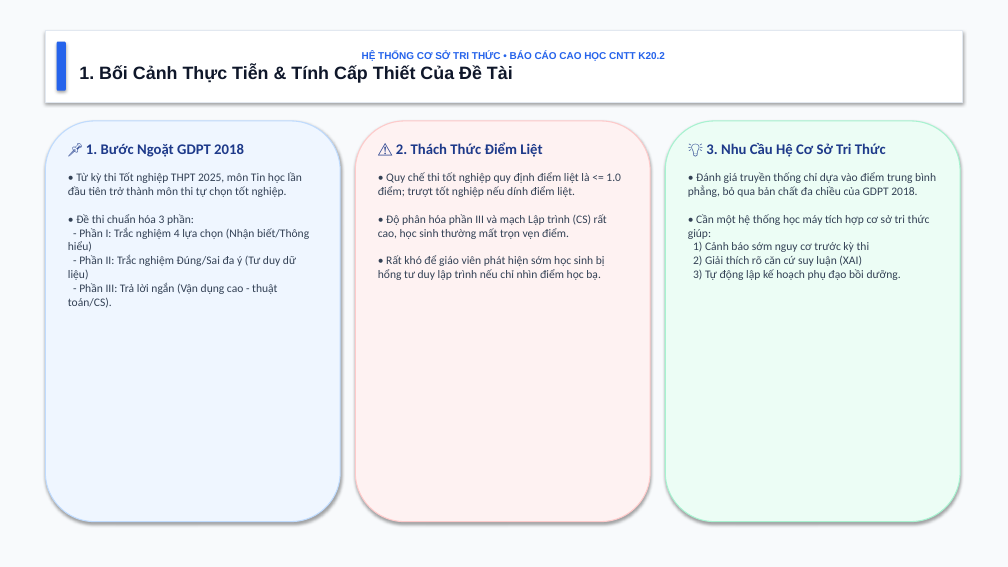
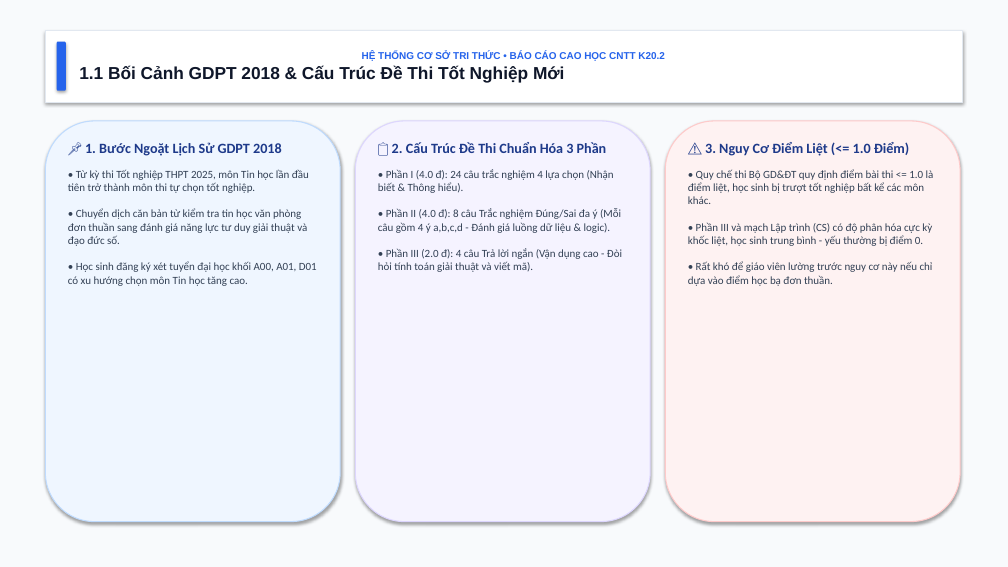
Before and after one commit to Lamdt198/HeTriThucTinHocTHPT, a slide deck: slide 3 of reports/Slide_Thuyet_Trinh_He_CS_Tri_Thuc_K20.2.pptx (slide 2 before the commit). Drawn at 1008x567 pixels with LibreOffice and Linux fonts; fonts in the diff are those of the drawing. Boxes give left, top, right and bottom in pixels: in the first picture for what was removed or moved away, otherwise in the second. Text is boxed around its words. In the diff, an @@ line names an element or a change of style, - is before the commit and + after.

```diff
--- a/reports/Slide_Thuyet_Trinh_He_CS_Tri_Thuc_K20.2.pptx
+++ b/reports/Slide_Thuyet_Trinh_He_CS_Tri_Thuc_K20.2.pptx
@@ text in rectangle at bbox=[79, 65, 564, 82]: text changed; size 17 to 16.5 pt @@
-1. Bối Cảnh Thực Tiễn & Tính Cấp Thiết Của Đề Tài
+1.1 Bối Cảnh GDPT 2018 & Cấu Trúc Đề Thi Tốt Nghiệp Mới
@@ text at bbox=[68, 142, 317, 286]: text changed; size 11 to 10.5 pt @@
-📌 1. Bước Ngoặt GDPT 2018
-• Từ kỳ thi Tốt nghiệp THPT 2025, môn Tin học lần đầu tiên trở thành môn thi tự chọn tốt nghiệp.
-• Đề thi chuẩn hóa 3 phần:
-- Phần I: Trắc nghiệm 4 lựa chọn (Nhận biết/Thông hiểu)
-- Phần II: Trắc nghiệm Đúng/Sai đa ý (Tư duy dữ liệu)
-- Phần III: Trả lời ngắn (Vận dụng cao - thuật toán/CS).
+📌 1. Bước Ngoặt Lịch Sử GDPT 2018
+• Từ kỳ thi Tốt nghiệp THPT 2025, môn Tin học lần đầu tiên trở thành môn thi tự chọn tốt nghiệp.
+• Chuyển dịch căn bản từ kiểm tra tin học văn phòng đơn thuần sang đánh giá năng lực tư duy giải thuật và đạo đức số.
+• Học sinh đăng ký xét tuyển đại học khối A00, A01, D01 có xu hướng chọn môn Tin học tăng cao.
@@ rounded rectangle at bbox=[355, 121, 650, 522]: fill #FEF2F2 to #F5F3FF; outline #FECACA 1 pt to #DDD6FE 1 pt @@
@@ text at bbox=[378, 142, 622, 272]: text changed; size 11 to 10.5 pt @@
-⚠️ 2. Thách Thức Điểm Liệt
-• Quy chế thi tốt nghiệp quy định điểm liệt là <= 1.0 điểm; trượt tốt nghiệp nếu dính điểm liệt.
-• Độ phân hóa phần III và mạch Lập trình (CS) rất cao, học sinh thường mất trọn vẹn điểm.
-• Rất khó để giáo viên phát hiện sớm học sinh bị hổng tư duy lập trình nếu chỉ nhìn điểm học bạ.
+📋 2. Cấu Trúc Đề Thi Chuẩn Hóa 3 Phần
+• Phần I (4.0 đ): 24 câu trắc nghiệm 4 lựa chọn (Nhận biết & Thông hiểu).
+• Phần II (4.0 đ): 8 câu Trắc nghiệm Đúng/Sai đa ý (Mỗi câu gồm 4 ý a,b,c,d - Đánh giá luồng dữ liệu & logic).
+• Phần III (2.0 đ): 4 câu Trả lời ngắn (Vận dụng cao - Đòi hỏi tính toán giải thuật và viết mã).
@@ rounded rectangle at bbox=[665, 121, 960, 522]: fill #ECFDF5 to #FEF2F2; outline #A7F3D0 1 pt to #FECACA 1 pt @@
@@ text at bbox=[688, 142, 934, 286]: text changed; size 11 to 10.5 pt @@
-💡 3. Nhu Cầu Hệ Cơ Sở Tri Thức
-• Đánh giá truyền thống chỉ dựa vào điểm trung bình phẳng, bỏ qua bản chất đa chiều của GDPT 2018.
-• Cần một hệ thống học máy tích hợp cơ sở tri thức giúp:
-1) Cảnh báo sớm nguy cơ trước kỳ thi
-2) Giải thích rõ căn cứ suy luận (XAI)
-3) Tự động lập kế hoạch phụ đạo bồi dưỡng.
+⚠️ 3. Nguy Cơ Điểm Liệt (<= 1.0 Điểm)
+• Quy chế thi Bộ GD&ĐT quy định điểm bài thi <= 1.0 là điểm liệt, học sinh bị trượt tốt nghiệp bất kể các môn khác.
+• Phần III và mạch Lập trình (CS) có độ phân hóa cực kỳ khốc liệt, học sinh trung bình - yếu thường bị điểm 0.
+• Rất khó để giáo viên lường trước nguy cơ này nếu chỉ dựa vào điểm học bạ đơn thuần.
```
Also in this commit, not shown: 5 other slides changed, 22 slides added, 8 slides removed, 4 other files.
